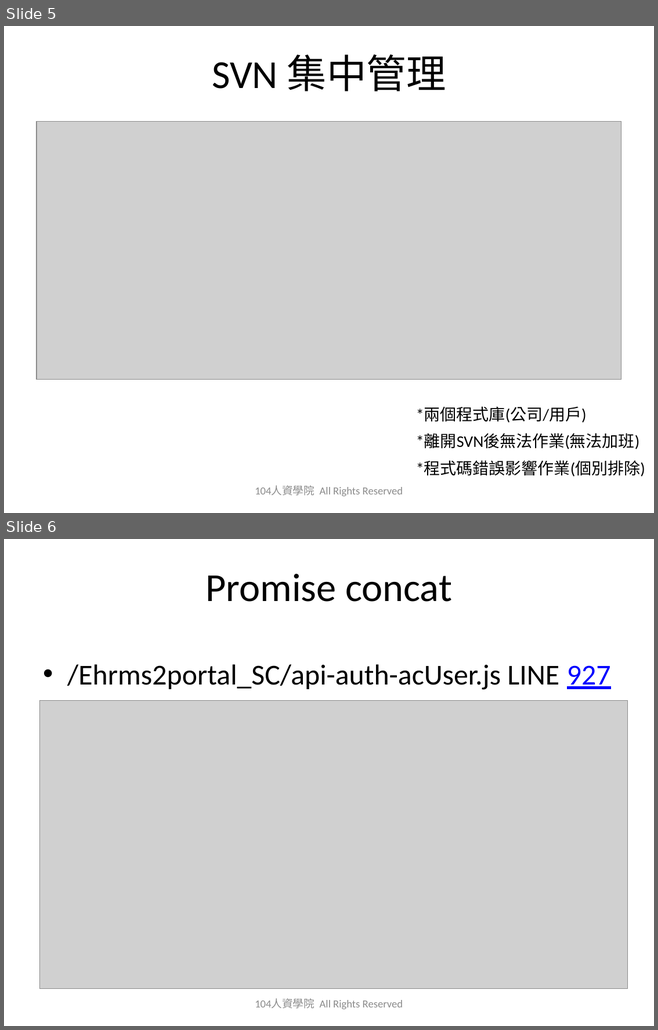
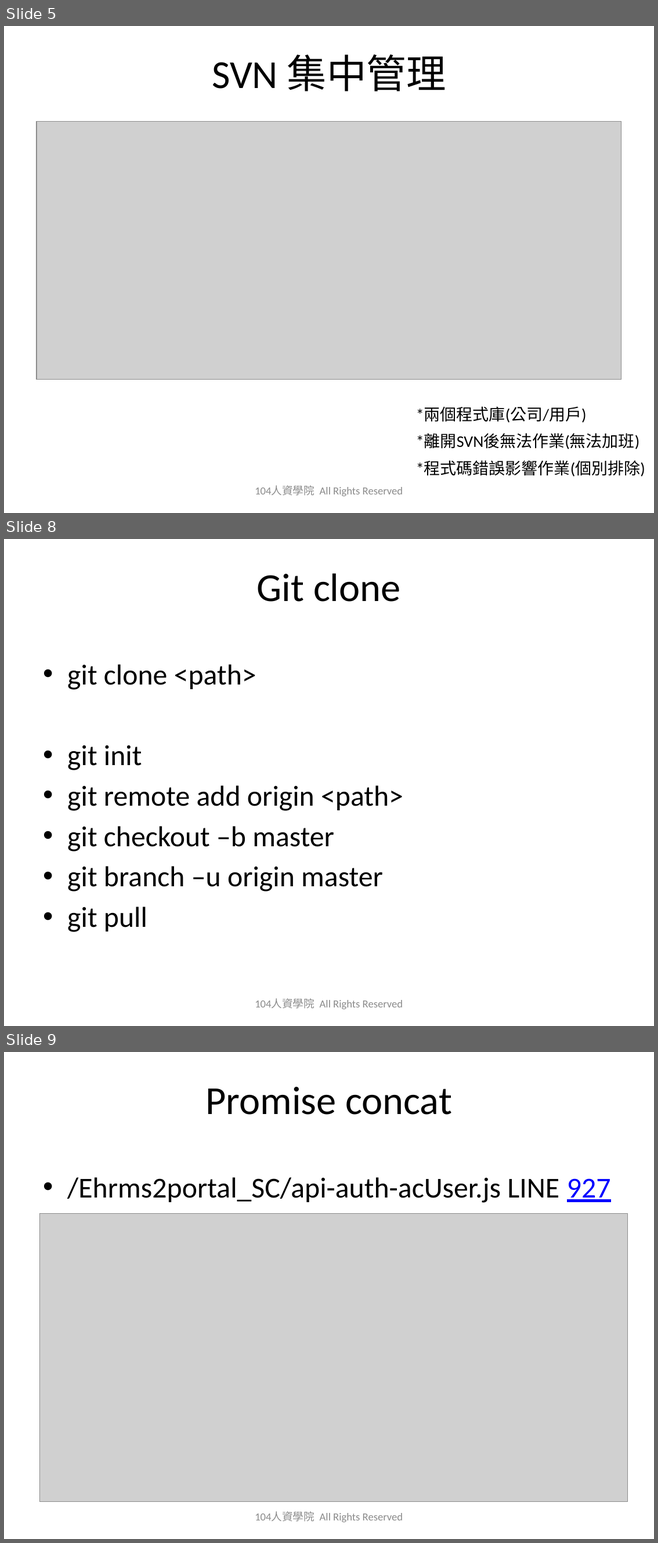
Before and after one commit to austinwang104/playGit, a slide deck: 2019_0627_Git_Share_HA.pptx. Shown one above the other, each under a label of ours: slides 5 and 6 before the commit, slides 5, 8 and 9 after it; the slides between them are not shown. The pictures are 658x1030 and 658x1543 pixels, drawn with LibreOffice and Linux fonts; fonts in the diff are those of the drawing; grey boxes stand for pictures; background and template pictures are left out. Boxes give left, top, right and bottom in pixels: in the first picture for what was removed or moved away, otherwise in the second. Text is boxed around its words. In the diff, an @@ line names an element or a change of style, - is before the commit and + after.

```diff
--- a/2019_0627_Git_Share_HA.pptx
+++ b/2019_0627_Git_Share_HA.pptx
@@ slide 8 added at (4,539,654,1026), background picture (left out) @@
@@ title added at (257,573,401,602), 44 pt, text #000000 @@
+Git clone
@@ text added at (67,664,403,932), 32 pt, text #000000 @@
+• git clone <path>
+• git init
+• git remote add origin <path>
+• git checkout –b master
+• git branch –u origin master
+• git pull
@@ text added at (255,999,403,1009), 12 pt, text #8C8C8C @@
+104人資學院 All Rights Reserved
@@ what was slide 6 is now slide 9 @@
```
Also in this commit, not shown: 2 other slides added, 2 other files.
